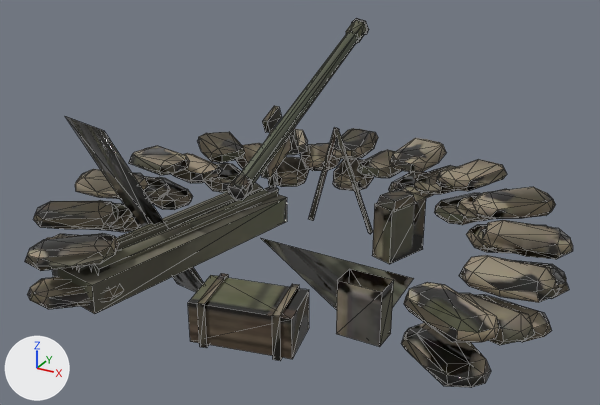
The glTF model public/models/manpads_team_lod1.glb, before and after one commit.
One viewpoint serves both versions: a camera (50 mm lens) standing at (2.47, -4.48, 2.68) and looking at (-0.05, 0.11, 0.39). Every picture has the same lights, and +X, +Y and +Z are marked at lower left. The older version comes first. Mesh edges are drawn as thin lines. Where no turn or scale is listed for an object, it has been applied to the vertices. Vertices at exactly the same position are counted once.

The first picture shows 'launcher.001', 'post'.
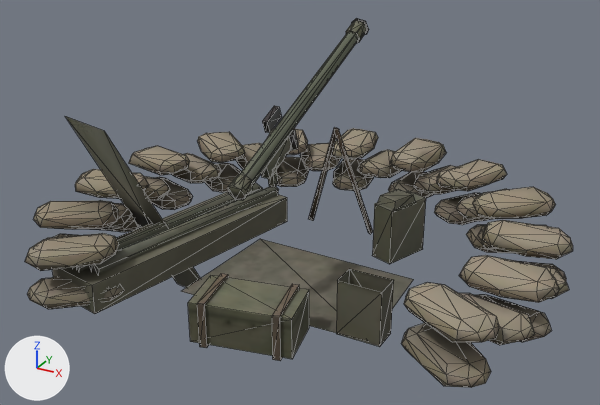
Pixel boxes (x1, y1, x2, y2) of what changed, in the pictures (600 x 405 px):
```json
{"part": 1, "of": "me_post", "change": "rebuilt", "before": [261, 238, 414, 310], "after": [181, 239, 414, 341]}
{"part": 2, "of": "me_post", "change": "surface changed", "before": [25, 116, 572, 388], "after": [25, 116, 572, 388]}
```

Scene script edits in JSON lines:
```json
{"block": "me_post", "where": "# used by ob_post; location = (0.005, 0.191, 0.26)"}
{"op": "remove", "block": "me_post", "code": "me_post.from_pydata(...)  # 1336 vertices, 2156 faces; spans x -1.78..1.78, y -1.59..1.59, z -0.79..0.79"}
{"op": "add", "block": "me_post", "code": "me_post.from_pydata(...)  # 1337 vertices, 2157 faces; spans x -1.78..1.78, y -1.59..1.59, z -0.79..0.79"}
{"block": "me_post", "change": "me_post part 1: the loose piece of 3 vertices spanning x -0.4..0.85, y -0.89..-0.04, z -0.24 is rebuilt with 4 vertices and now spans x -0.45..0.85, y -0.94..-0.04, z -0.25"}
{"block": "me_post", "change": "me_post part 2: 2143 kept faces spanning x -1.78..1.78, y -1.59..1.59, z -0.79..0.79 get new texture (UV) coordinates"}
```
